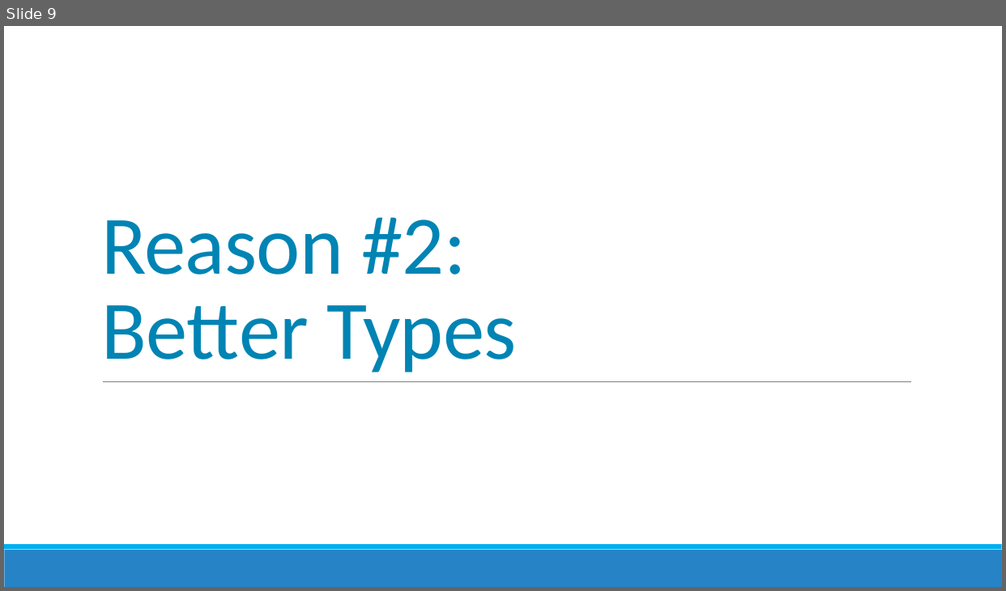
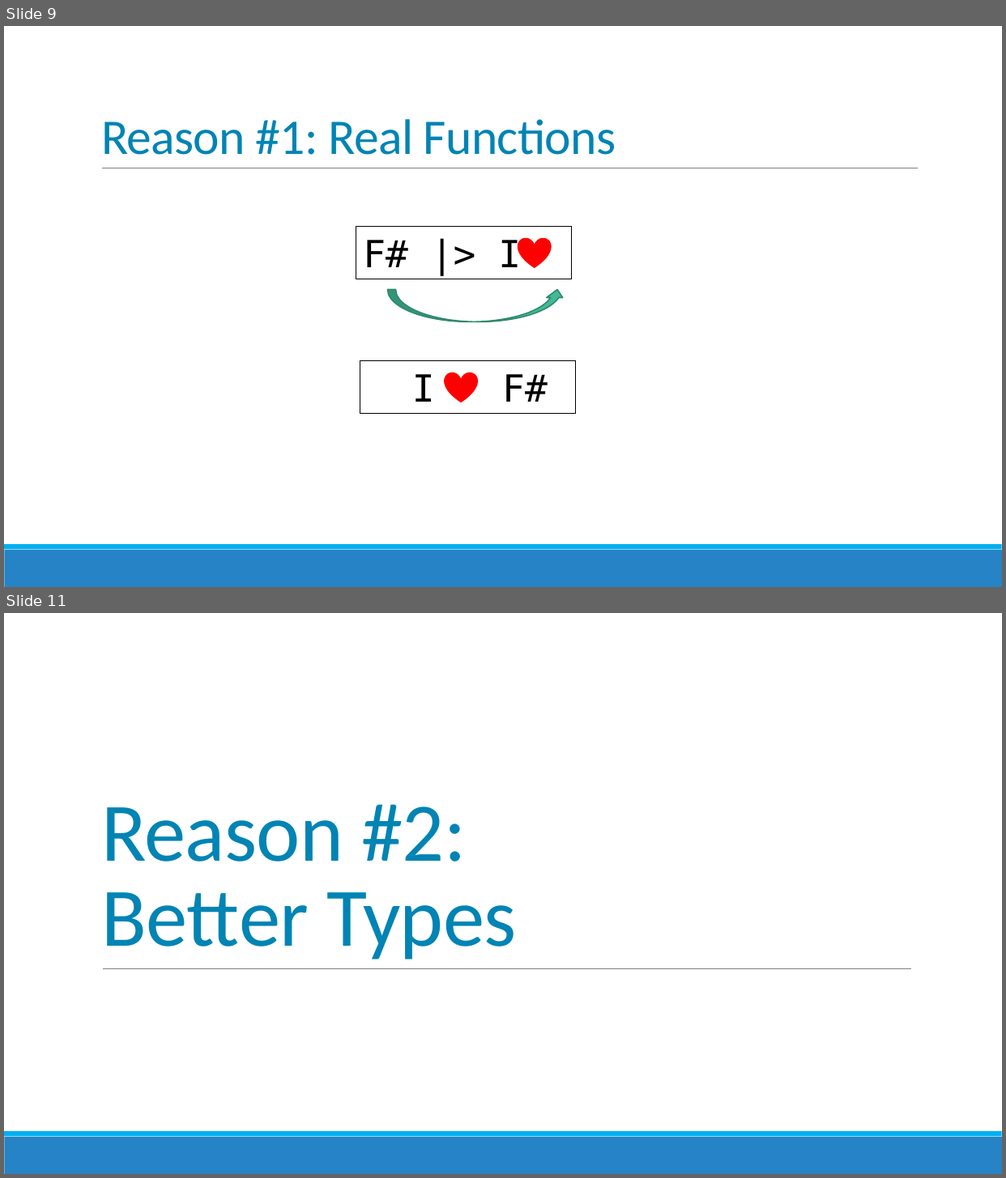
Before and after one commit to jorgef/fivereasons, a slide deck: FiveReasons.pptx. Shown one above the other, each under a label of ours: slide 9 before the commit, slides 9 and 11 after it; the slides between them are not shown. The pictures are 1006x591 and 1006x1178 pixels, drawn with LibreOffice and Linux fonts; fonts in the diff are those of the drawing. Boxes give left, top, right and bottom in pixels: in the first picture for what was removed or moved away, otherwise in the second. Text is boxed around its words. In the diff, an @@ line names an element or a change of style, - is before the commit and + after.

```diff
--- a/FiveReasons.pptx
+++ b/FiveReasons.pptx
@@ slide 9 added at (4, 26, 1002, 587), background #FFFFFF; not listed: 2 template elements that a slide beside it also shows @@
@@ title added at (101, 119, 616, 155), 48 pt, text #0084B4 @@
+Reason #1: Real Functions
@@ line added from (102, 169) to (918, 169), #808080 0.5 pt @@
@@ rectangle added at (356, 227, 572, 280), outline #000000 0.75 pt, 36 pt, text #000000 @@
+F# |> I
@@ heart added at (518, 238, 551, 268), fill #FF0000, outline #FF0000 1.25 pt @@
@@ curved up arrow added at (387, 289, 565, 322), fill #42BA97, outline #318A70 1.25 pt @@
@@ rectangle added at (360, 361, 575, 415), outline #000000 0.75 pt, 36 pt, text #000000 @@
+I F#
@@ heart added at (445, 373, 477, 402), fill #FF0000, outline #FF0000 1.25 pt @@
@@ what was slide 9 is now slide 11 @@
```
Also in this commit, not shown: 15 slides changed, 2 other slides added, 5 other files.
